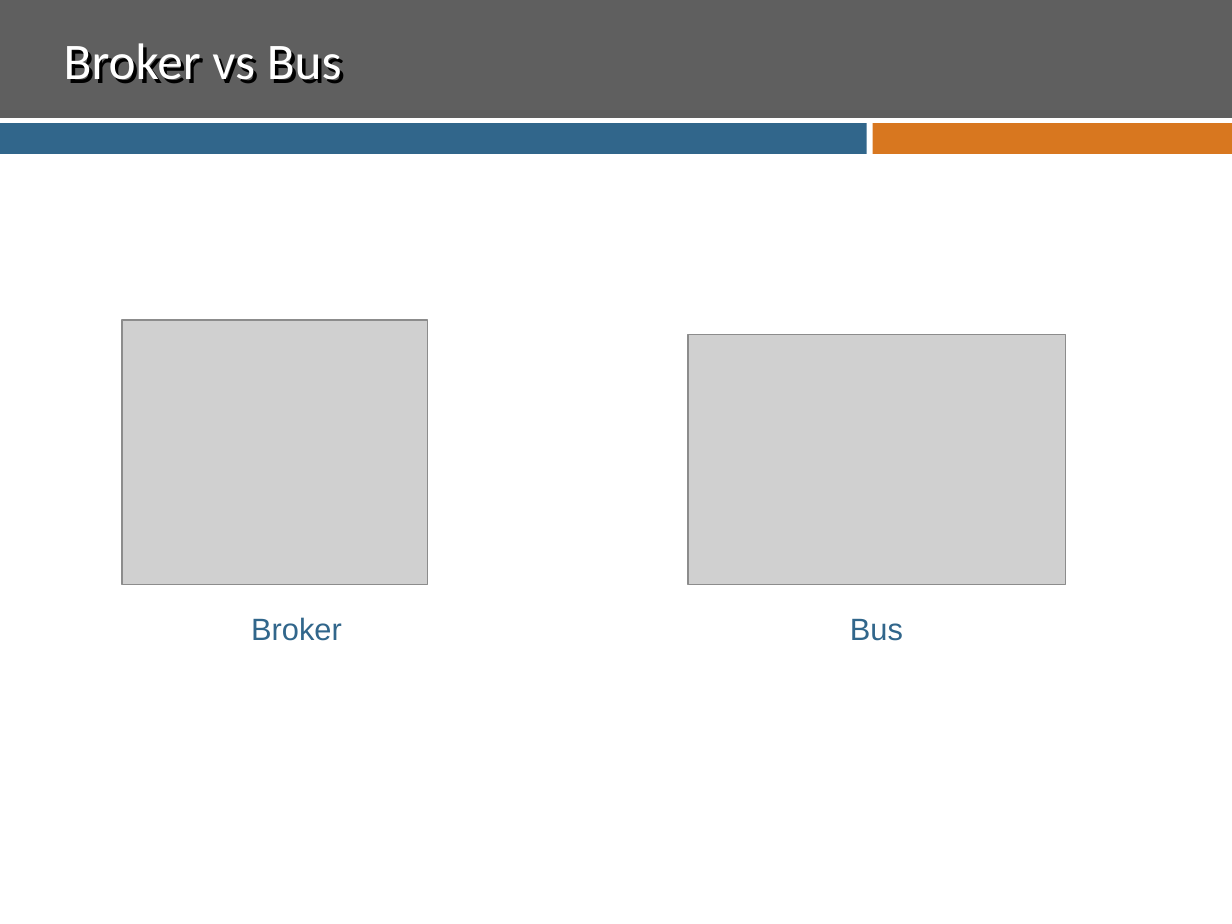
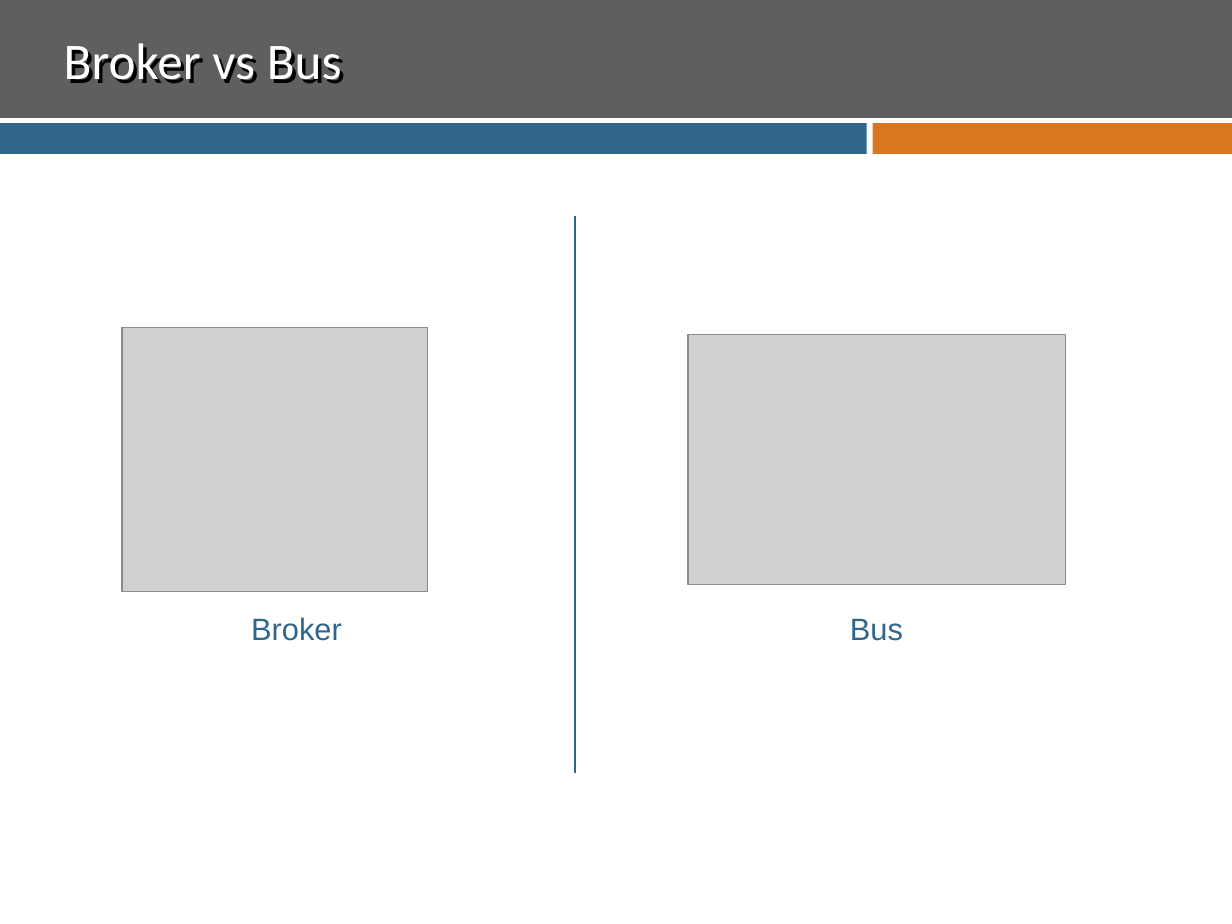
Before and after one commit to ssuing8825/MessagingDemo, a slide deck: slide 10 of Presentation.pptx (slide 11 before the commit). Drawn at 1232x924 pixels with LibreOffice and Linux fonts; fonts in the diff are those of the drawing; grey boxes stand for pictures; background and template pictures are left out. Boxes give left, top, right and bottom in pixels: in the first picture for what was removed or moved away, otherwise in the second. Text is boxed around its words. In the diff, an @@ line names an element or a change of style, - is before the commit and + after.

```diff
--- a/Presentation.pptx
+++ b/Presentation.pptx
@@ line added from (575, 216) to (575, 772), #31668B 0.75 pt @@
@@ picture moved from (x1=122, y1=320, x2=428, y2=585) to (x1=122, y1=328, x2=428, y2=593) @@
```
Also in this commit, not shown: 7 other slides changed, 3 slides added, 1 slide removed.
